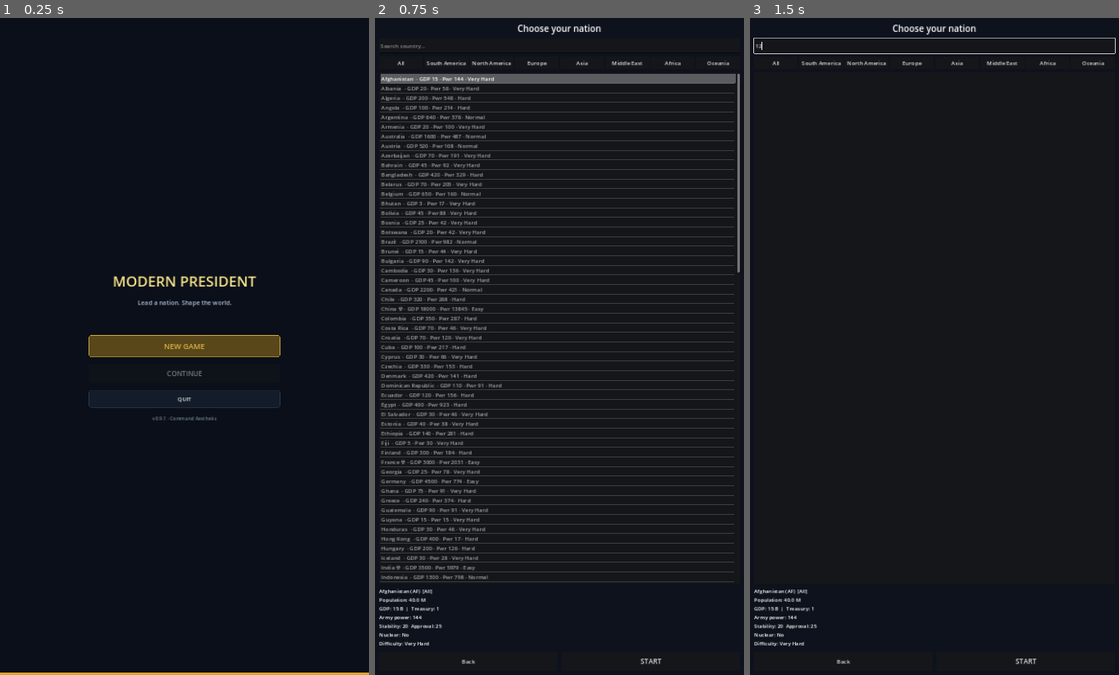
Above: before the commit, frames 1-3 (left to right).
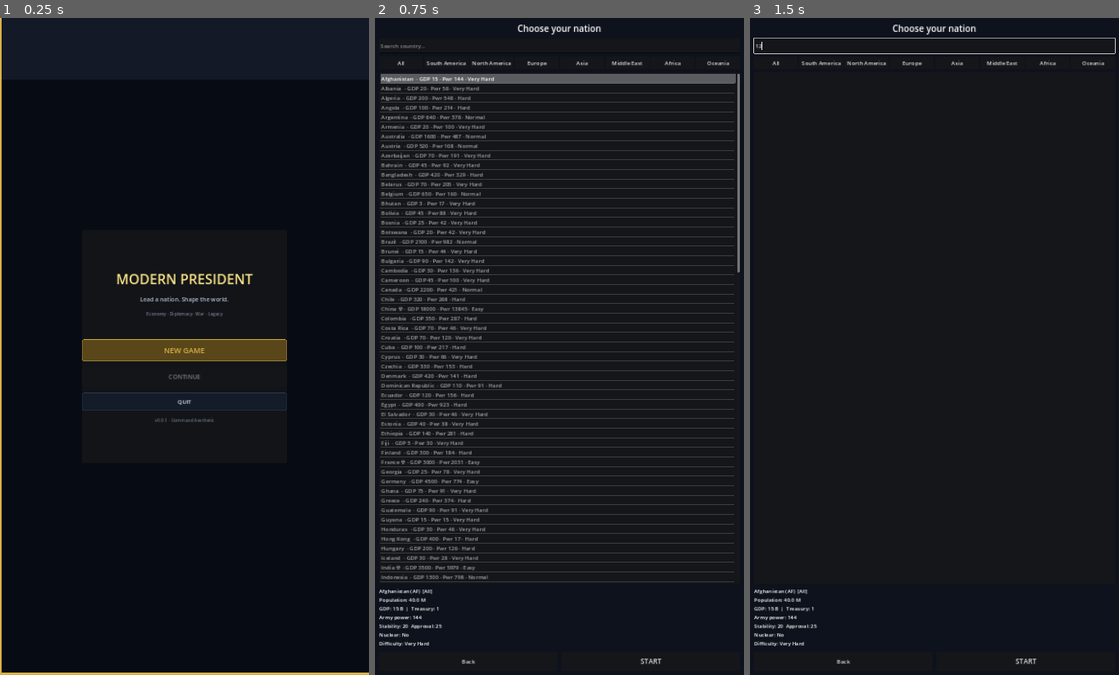
Above: after the commit, the same moments.

Repository: proyecto1095si1-boop/modern-president-simulator
Game: Godot game, scene res://scenes/ui/MainMenu.tscn
Same seed, same stepped clock (60 frames per second), same inputs: the game is played once before the commit and once after it.
Inputs (mouse positions are in pixels of both pictures, inside the frame that each line leads up to):
- Up to frame 1 (0.25 s): no input
- Up to frame 2 (0.75 s): click "NEW GAME" at 0.5 s
- Up to frame 3 (1.5 s): click (934, 44) at 1.27 s; type "12" at 1.35 s

The runs differ from the first frame. In frame 1, 3.0% of the frame differs, in the area x 0-100%, y 0-100%; in frame 2, nothing differs; in frame 3, nothing differs.

Commit message:
MainMenu scene: layered panels, gold accent, tagline

Diff:
--- a/scenes/ui/MainMenu.tscn
+++ b/scenes/ui/MainMenu.tscn
@@ -16,81 +16,100 @@
 anchors_preset = 15
 anchor_right = 1.0
 anchor_bottom = 1.0
-grow_horizontal = 2
-grow_vertical = 2
-color = Color(0.04, 0.06, 0.10, 1)
+color = Color(0.03, 0.045, 0.08, 1)
 
-[node name="Accent" type="ColorRect" parent="."]
+[node name="TopGlow" type="ColorRect" parent="."]
+layout_mode = 1
+anchors_preset = 10
+anchor_right = 1.0
+offset_bottom = 180.0
+color = Color(0.12, 0.14, 0.22, 0.55)
+
+[node name="SideRail" type="ColorRect" parent="."]
+layout_mode = 1
+anchors_preset = 9
+anchor_bottom = 1.0
+offset_right = 6.0
+color = Color(0.85, 0.7, 0.28, 1)
+
+[node name="BottomAccent" type="ColorRect" parent="."]
 layout_mode = 1
 anchors_preset = 12
 anchor_top = 1.0
 anchor_right = 1.0
 anchor_bottom = 1.0
-offset_top = -8.0
-grow_horizontal = 2
-grow_vertical = 0
-color = Color(0.85, 0.65, 0.15, 1)
+offset_top = -6.0
+color = Color(0.85, 0.7, 0.28, 1)
 
-[node name="VBox" type="VBoxContainer" parent="."]
+[node name="Card" type="PanelContainer" parent="."]
 layout_mode = 1
 anchors_preset = 8
 anchor_left = 0.5
 anchor_top = 0.5
 anchor_right = 0.5
 anchor_bottom = 0.5
-offset_left = -280.0
-offset_top = -320.0
-offset_right = 280.0
-offset_bottom = 320.0
-grow_horizontal = 2
-grow_vertical = 2
-theme_override_constants/separation = 20
+offset_left = -300.0
+offset_top = -340.0
+offset_right = 300.0
+offset_bottom = 340.0
+
+[node name="VBox" type="VBoxContainer" parent="Card"]
+layout_mode = 2
+theme_override_constants/separation = 18
 alignment = 1
 
-[node name="TitleLabel" type="Label" parent="VBox"]
+[node name="TitleLabel" type="Label" parent="Card/VBox"]
 unique_name_in_owner = true
 layout_mode = 2
 theme_override_colors/font_color = Color(0.95, 0.88, 0.55, 1)
-theme_override_font_sizes/font_size = 42
+theme_override_font_sizes/font_size = 40
 text = "MODERN PRESIDENT"
 horizontal_alignment = 1
 
-[node name="SubtitleLabel" type="Label" parent="VBox"]
+[node name="SubtitleLabel" type="Label" parent="Card/VBox"]
 unique_name_in_owner = true
 layout_mode = 2
 theme_override_colors/font_color = Color(0.7, 0.75, 0.85, 1)
-theme_override_font_sizes/font_size = 18
+theme_override_font_sizes/font_size = 17
 text = "Lead a nation. Shape the world."
 horizontal_alignment = 1
 
-[node name="Spacer" type="Control" parent="VBox"]
-custom_minimum_size = Vector2(0, 40)
+[node name="TaglineLabel" type="Label" parent="Card/VBox"]
+unique_name_in_owner = true
+layout_mode = 2
+theme_override_colors/font_color = Color(0.45, 0.5, 0.58, 1)
+theme_override_font_sizes/font_size = 13
+text = "Economy · Diplomacy · War · Legacy"
+horizontal_alignment = 1
+
+[node name="Spacer" type="Control" parent="Card/VBox"]
+custom_minimum_size = Vector2(0, 28)
 layout_mode = 2
 
-[node name="NewGameButton" type="Button" parent="VBox"]
+[node name="NewGameButton" type="Button" parent="Card/VBox"]
 unique_name_in_owner = true
 layout_mode = 2
 custom_minimum_size = Vector2(0, 64)
 theme_override_font_sizes/font_size = 22
 text = "NEW GAME"
 
-[node name="ContinueButton" type="Button" parent="VBox"]
+[node name="ContinueButton" type="Button" parent="Card/VBox"]
 unique_name_in_owner = true
 layout_mode = 2
 custom_minimum_size = Vector2(0, 56)
-theme_override_font_sizes/font_size = 20
+theme_override_font_sizes/font_size = 18
 text = "CONTINUE"
 
-[node name="QuitButton" type="Button" parent="VBox"]
+[node name="QuitButton" type="Button" parent="Card/VBox"]
 unique_name_in_owner = true
 layout_mode = 2
 custom_minimum_size = Vector2(0, 52)
 text = "QUIT"
 
-[node name="VersionLabel" type="Label" parent="VBox"]
+[node name="VersionLabel" type="Label" parent="Card/VBox"]
 unique_name_in_owner = true
 layout_mode = 2
-theme_override_colors/font_color = Color(0.45, 0.5, 0.55, 1)
-theme_override_font_sizes/font_size = 14
-text = "v0.6"
+theme_override_colors/font_color = Color(0.4, 0.45, 0.5, 1)
+theme_override_font_sizes/font_size = 13
+text = "v0.9"
 horizontal_alignment = 1
